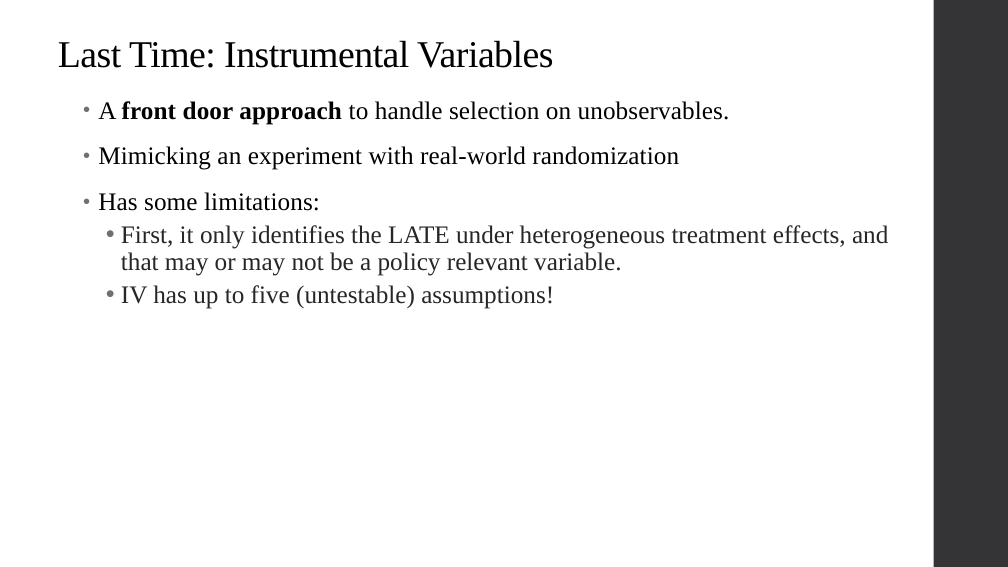
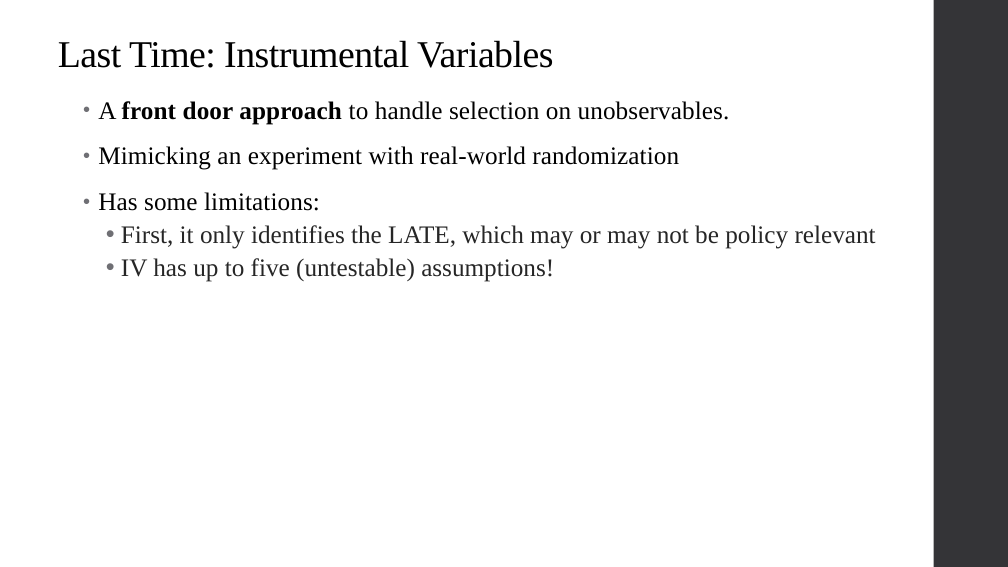
Before and after one commit to qiufei/fork-HAD5744, a slide deck: slide 2 of Lecture07-08_BinaryDepVars/Lecture7_BinaryDepVars_2022F.pptx. Drawn at 1008x567 pixels with LibreOffice and Linux fonts; fonts in the diff are those of the drawing. Boxes give left, top, right and bottom in pixels: in the first picture for what was removed or moved away, otherwise in the second. Text is boxed around its words. In the diff, an @@ line names an element or a change of style, - is before the commit and + after.

```diff
--- a/Lecture07-08_BinaryDepVars/Lecture7_BinaryDepVars_2022F.pptx
+++ b/Lecture07-08_BinaryDepVars/Lecture7_BinaryDepVars_2022F.pptx
@@ text at [121,225,876,249]: text changed @@
-  • First, it only identifies the LATE under heterogeneous treatment effects, and that may or may not be a policy relevant variable.
+  • First, it only identifies the LATE, which may or may not be policy relevant
```
Also in this commit, not shown: 6 other slides changed, 1 slide added, 9 other files.
